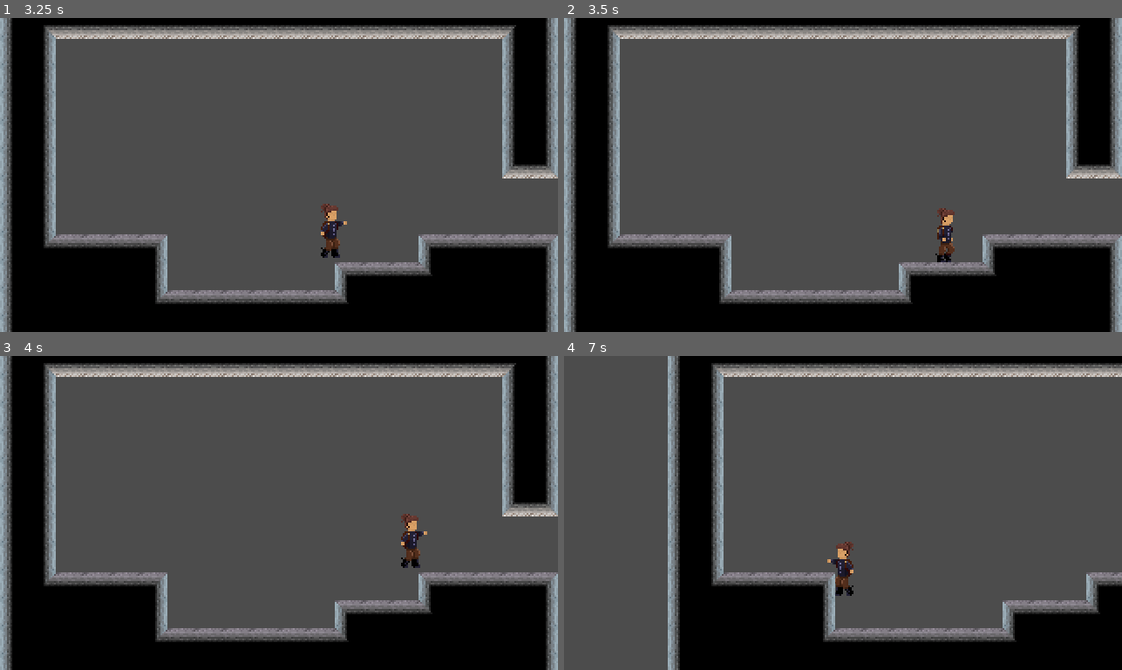
Above: before the commit, frames 1-4 (two rows, left to right).
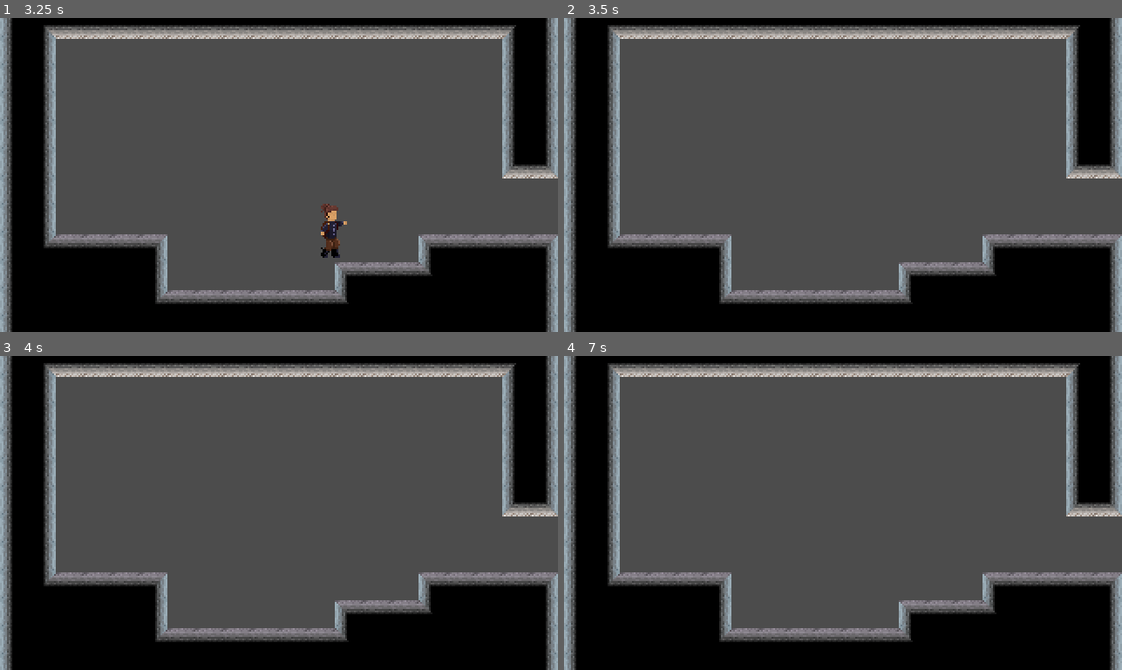
Above: after the commit, the same moments.

Repository: NathanBHart/Warehouse
Game: Godot game, scene res://World/Main.tscn
The game is run twice, just before and just after one commit, with the same random seed, the same clock (stepped at 60 frames per second) and the same inputs.
Inputs:
- Up to frame 1 (3.25 s): tap Enter at 0.5 s; hold S (slide_faster) 0.53-1.28 s; hold D (walk_right) 0.53-2.03 s; tap Space (jump) at 0.77, 1.52, 3.02 s; tap S (slide_faster) at 1.35, 2.85 s; hold A (walk_left) 2.03-2.78 s; hold S (slide_faster) 2.03-2.78 s; hold D (walk_right) from 2.78 s (still down)
- Up to frame 2 (3.5 s): keep holding D (walk_right)
- Up to frame 3 (4 s): keep holding D (walk_right); hold S (slide_faster) from 3.53 s (still down); tap Space (jump) at 3.77 s
- Up to frame 4 (7 s): release D (walk_right) at 4.28 s; release S (slide_faster) at 4.28 s; hold A (walk_left) 4.28-5.03 s; tap S (slide_faster) at 4.35, 5.85 s; tap Space (jump) at 4.52, 6.02, 6.77 s; hold D (walk_right) 5.03-5.78 s; hold S (slide_faster) 5.03-5.78 s; hold A (walk_left) from 5.78 s (still down); hold S (slide_faster) from 6.53 s (still down)

Frame 1 is identical in both runs. In frame 2, 0.4% of the frame differs, in the area x 66-70%, y 60-78%; in frame 3, 0.4%; in frame 4, 34%, in the area x 0-100%, y 0-100%.

Commit message:
Added turrets

Diff:
--- /dev/null
+++ b/Enemies/Enemy.gd
@@ -0,0 +1,3 @@
+extends KinematicBody2D
+
+# Will add stuff after demo
--- /dev/null
+++ b/Enemies/Enemy.tscn
@@ -0,0 +1,8 @@
+[gd_scene load_steps=2 format=2]
+
+[ext_resource path="res://Enemies/Enemy.gd" type="Script" id=1]
+
+[node name="Enemy" type="KinematicBody2D"]
+script = ExtResource( 1 )
+
+[node name="CollisionShape2D" type="CollisionShape2D" parent="."]
--- /dev/null
+++ b/Enemies/Turret.gd
@@ -0,0 +1,42 @@
+extends "res://Enemies/Enemy.gd"
+
+onready var shootTimer = $ShootTimer
+onready var collision = $CollisionShape2D
+
+const TurretProjectile = preload("res://EnemyComponents/TurretProjectile.tscn")
+
+var MainInstances = ResourceLoader.MainInstances
+
+enum {
+	DEACTIVATED,
+	ACTIVATED
+}
+
+var state = ACTIVATED
+
+var direction = Vector2.ZERO
+
+func _physics_process(_delta):
+	match state:
+		DEACTIVATED:
+			if not shootTimer.is_stopped():
+				shootTimer.stop()
+		ACTIVATED:
+			if shootTimer.is_stopped():
+				if MainInstances.Player != null:
+					direction = (MainInstances.Player.global_position - global_position).normalized()
+					direction.y += rand_range(-0.3, 0.3)
+				else:
+					state = DEACTIVATED
+				# This will rotate gun instead.
+				collision.rotation = direction.angle()
+				shootTimer.start()
+
+func shoot_at_player(shoot_direction):
+	var turretProjectile = TurretProjectile.instance()
+	get_tree().current_scene.add_child(turretProjectile)
+	turretProjectile.global_position = position
+	turretProjectile.velocity = shoot_direction * 300
+
+func _on_ShootTimer_timeout():
+	shoot_at_player(direction)
--- /dev/null
+++ b/Enemies/Turret.tscn
@@ -0,0 +1,21 @@
+[gd_scene load_steps=4 format=2]
+
+[ext_resource path="res://Enemies/Enemy.tscn" type="PackedScene" id=1]
+[ext_resource path="res://Enemies/Turret.gd" type="Script" id=2]
+
+[sub_resource type="RectangleShape2D" id=1]
+
+[node name="Turret" instance=ExtResource( 1 )]
+collision_layer = 0
+collision_mask = 0
+script = ExtResource( 2 )
+
+[node name="CollisionShape2D" parent="." index="0"]
+shape = SubResource( 1 )
+
+[node name="ShootTimer" type="Timer" parent="." index="1"]
+one_shot = true
+
+[node name="Sprite" type="Sprite" parent="." index="2"]
+
+[connection signal="timeout" from="ShootTimer" to="." method="_on_ShootTimer_timeout"]
--- /dev/null
+++ b/EnemyComponents/Hitbox.tscn
@@ -0,0 +1,5 @@
+[gd_scene format=2]
+
+[node name="Hitbox" type="Area2D"]
+
+[node name="CollisionShape2D" type="CollisionShape2D" parent="."]
--- /dev/null
+++ b/EnemyComponents/Hurtbox.tscn
@@ -0,0 +1,5 @@
+[gd_scene format=2]
+
+[node name="Hurtbox" type="Area2D"]
+
+[node name="CollisionShape2D" type="CollisionShape2D" parent="."]
--- /dev/null
+++ b/EnemyComponents/Projectile.gd
@@ -0,0 +1,9 @@
+extends Node2D
+
+var velocity = Vector2.ZERO
+
+func _process(delta):
+	position += velocity * delta
+
+func _on_VisibilityNotifier2D_viewport_exited(_viewport):
+	queue_free()
--- /dev/null
+++ b/EnemyComponents/Projectile.tscn
@@ -0,0 +1,19 @@
+[gd_scene load_steps=3 format=2]
+
+[ext_resource path="res://EnemyComponents/Hitbox.tscn" type="PackedScene" id=1]
+[ext_resource path="res://EnemyComponents/Projectile.gd" type="Script" id=2]
+
+[node name="Projectile" type="Node2D"]
+script = ExtResource( 2 )
+
+[node name="VisibilityNotifier2D" type="VisibilityNotifier2D" parent="."]
+position = Vector2( 7.15256e-07, -5.96046e-08 )
+scale = Vector2( 0.7, 0.7 )
+
+[node name="Hitbox" parent="." instance=ExtResource( 1 )]
+
+[node name="Sprite" type="Sprite" parent="."]
+
+[connection signal="viewport_exited" from="VisibilityNotifier2D" to="." method="_on_VisibilityNotifier2D_viewport_exited"]
+
+[editable path="Hitbox"]
--- /dev/null
+++ b/EnemyComponents/TurretProjectile.gd
@@ -0,0 +1,10 @@
+extends "res://EnemyComponents/Projectile.gd"
+
+onready var startingPosition = position
+onready var sprite = $Sprite
+
+func summon_bullet_effect():
+	queue_free()
+
+func _on_Hitbox_body_entered(_body):
+	summon_bullet_effect()
--- /dev/null
+++ b/EnemyComponents/TurretProjectile.tscn
@@ -0,0 +1,24 @@
+[gd_scene load_steps=4 format=2]
+
+[ext_resource path="res://EnemyComponents/Projectile.tscn" type="PackedScene" id=1]
+[ext_resource path="res://EnemyComponents/TurretProjectile.gd" type="Script" id=2]
+
+[sub_resource type="CircleShape2D" id=1]
+radius = 4.0
+
+[node name="TurretProjectile" instance=ExtResource( 1 )]
+script = ExtResource( 2 )
+
+[node name="Hitbox" parent="." index="1"]
+collision_layer = 8
+collision_mask = 3
+
+[node name="CollisionShape2D" parent="Hitbox" index="0"]
+shape = SubResource( 1 )
+
+[node name="Sprite" parent="." index="2"]
+scale = Vector2( 1, 0.5 )
+
+[connection signal="body_entered" from="Hitbox" to="." method="_on_Hitbox_body_entered"]
+
+[editable path="Hitbox"]
--- a/Player/Player.gd
+++ b/Player/Player.gd
@@ -63,8 +63,11 @@
 	MainInstances.Player = self
 	clingArea.monitoring = true
 
+func queue_free():
+	MainInstances.Player = null
+	.queue_free()
+
 func _physics_process(delta):
-
 	match state:
 		MOVE_STATE:
 			if jumpTimer.is_stopped():
@@ -320,3 +323,6 @@
 	velocity.x = AIR_MAX_SPEED * sign(sprite.scale.x) * abs(velocity.x/MAX_SPEED)
 	just_jumped = true
 	move()
+
+func _on_Hurtbox_area_entered(area):
+	queue_free()
--- a/Player/Player.tscn
+++ b/Player/Player.tscn
@@ -1,7 +1,8 @@
-[gd_scene load_steps=10 format=2]
+[gd_scene load_steps=12 format=2]
 
 [ext_resource path="res://Player/Player.gd" type="Script" id=1]
-[ext_resource path="res://Player/Player.png" type="Texture" id=2]
+[ext_resource path="res://Graphics/Player/Player.png" type="Texture" id=2]
+[ext_resource path="res://EnemyComponents/Hurtbox.tscn" type="PackedScene" id=3]
 
 [sub_resource type="CapsuleShape2D" id=1]
 radius = 4.51984
@@ -91,6 +92,9 @@
 "values": [ 2, 3, 4, 5, 6, 7, 8, 9, 10, 11 ]
 }
 
+[sub_resource type="RectangleShape2D" id=8]
+extents = Vector2( 4, 12 )
+
 [node name="Player" type="KinematicBody2D"]
 collision_mask = 2
 script = ExtResource( 1 )
@@ -142,5 +146,16 @@
 anims/prepjump = SubResource( 6 )
 anims/run = SubResource( 7 )
 
+[node name="Hurtbox" parent="." instance=ExtResource( 3 )]
+collision_layer = 4
+collision_mask = 8
+
+[node name="CollisionShape2D" parent="Hurtbox" index="0"]
+position = Vector2( 0, -13 )
+shape = SubResource( 8 )
+
 [connection signal="timeout" from="AnimationTimers/TurnTimer" to="." method="_on_TurnTimer_timeout"]
 [connection signal="timeout" from="AnimationTimers/JumpTimer" to="." method="_on_JumpTimer_timeout"]
+[connection signal="area_entered" from="Hurtbox" to="." method="_on_Hurtbox_area_entered"]
+
+[editable path="Hurtbox"]
--- a/Rooms/Room1.tscn
+++ b/Rooms/Room1.tscn
@@ -1,8 +1,9 @@
-[gd_scene load_steps=4 format=2]
+[gd_scene load_steps=5 format=2]
 
 [ext_resource path="res://Rooms/Room.tscn" type="PackedScene" id=1]
 [ext_resource path="res://World/Door.tscn" type="PackedScene" id=2]
 [ext_resource path="res://DoorConnections/1-2.tres" type="Resource" id=3]
+[ext_resource path="res://Enemies/Turret.tscn" type="PackedScene" id=4]
 
 [node name="Room1" instance=ExtResource( 1 )]
 
@@ -19,3 +20,6 @@
 
 [node name="BottomRight" parent="Limits" index="1"]
 position = Vector2( 320, 184 )
+
+[node name="Turret" parent="." index="4" instance=ExtResource( 4 )]
+position = Vector2( 240, 64 )
--- a/project.godot
+++ b/project.godot
@@ -87,6 +87,8 @@
 
 2d_physics/layer_1="Player"
 2d_physics/layer_2="Environment"
+2d_physics/layer_3="PlayerHurtbox"
+2d_physics/layer_4="EnemyHitbox"
 
 [physics]
 
Renamed: Player/Player.png -> Graphics/Player/Player.png
Not shown, changed: Graphics/Player/Player.png.import
Binary file removed: Graphics/Player/PlayerSpritesheet.png
Not shown, removed: Player/Player.png.import
